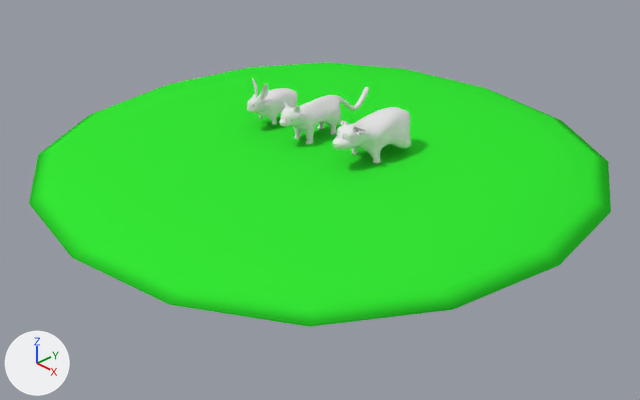
One commit to the Blender file art/animals.blend: the scene before it, then after it.
Both versions are drawn from a 50 mm camera at (40.5, -38.3, 23.5) aimed at (1.4, -1.4, -4.9). Arrows for +X, +Y and +Z are at lower left; the lights stay in place.

The first picture shows 'Bunny', 'Cube', 'Kitty', 'PuppyMesh'.
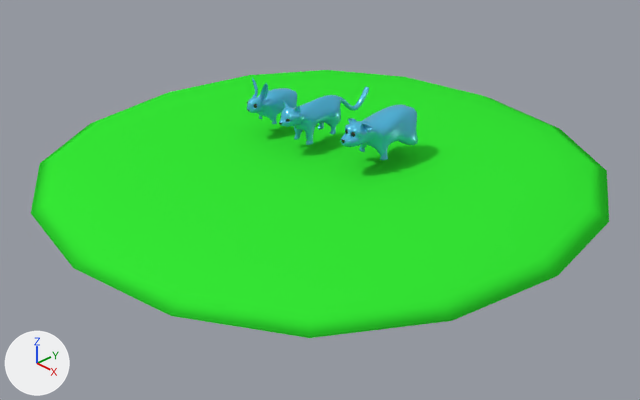
Pixel boxes [x1, y1, x2, y2] of what changed, in the pictures (640 x 400 px; the box of a moved part takes in the faces that stretch with it):
'Cube', moved: before [29, 62, 611, 327]; after [31, 70, 609, 338]
'PuppyMesh', reshaped: before [333, 107, 411, 164]; after [341, 105, 418, 160]
part 1 of me_cube_001, recoloured: [247, 78, 297, 125] in both
part 2 of me_cube_002, recoloured: [280, 87, 369, 144] in both
part 3 of me_cube_003, moved or reshaped: before [336, 115, 410, 164]; after [344, 113, 417, 160]
part 4 of me_cube_003, moved or reshaped: before [333, 107, 411, 153]; after [341, 105, 418, 150]

What the commit changed:
Material 'Fur' (mat_fur) is new.
Its base color is (0.0632, 0.511, 0.8) (cyan #47bde7).
Its metallic is 0.264.
Its roughness is 0.301.
Its specular ior level is 1.0.
Material 'Eyes' (mat_eyes) is new.
Its base color is (0.0, 0.0, 0.0) (black #000000).
Its roughness is 0.231.
Its specular ior level is 1.0.
me_cube_001 is used by ob_bunny; location (-4.25, 0.25, 0.27).
me_cube_001 had 68 vertices, 59 faces and spanned x 0.0..1.36, y -3.22..1.6, z -1.2..2.69.
me_cube_001 now has 69 vertices, 60 faces and spans x 0.0..1.36, y -3.24..1.6, z -1.2..2.69.
me_cube_001 part 1: 54 faces spanning x 0.0..1.36, y -3.18..1.6, z -1.2..2.69 switch from no material to mat_fur (cyan #47bde7).
me_cube_001 now uses material mat_eyes (black #000000).
me_cube_002 is used by ob_kitty; location (-0.54, 0.2, 0.49).
me_cube_002 had 91 vertices, 78 faces and spanned x 0.0..1.28, y -3.49..5.11, z -1.76..2.1.
me_cube_002 now has 92 vertices, 79 faces and spans x 0.0..1.28, y -3.54..5.11, z -1.76..2.1.
me_cube_002 part 2: 73 faces spanning x 0.0..1.28, y -3.49..5.11, z -1.76..2.1 switch from no material to mat_fur (cyan #47bde7).
me_cube_002 now uses material mat_eyes (black #000000).
me_cube_003 has 68 vertices, 63 faces and spans x 0.0..1.91, y -4.26..3.04, z -1.8..1.37.
me_cube_003 is used by ob_puppymesh; location (4.37, 1.16, 0.57).
me_cube_003 part 3: all 51 vertices in x 0.04..1.91, y -4.21..3.04, z -1.8..1.37 are moved by (-0.02, 0.71, -0.02).
me_cube_003 part 4: all 17 vertices in x 0.0, y -4.26..2.81, z -0.75..1.35 are moved by (0.0, 0.71, -0.02).
Object 'Cube' (ob_cube) moves from (0.0, 0.0, 0.0) to (0.0, 0.0, -0.69).
